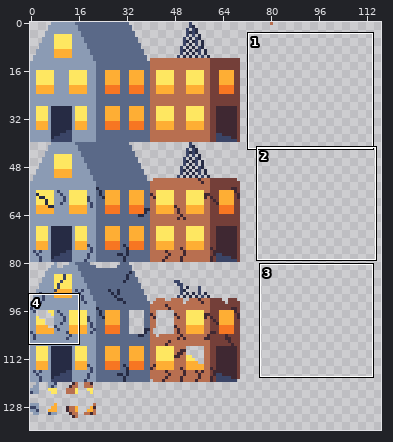
Edited in one commit: pixel-art file (assets/sliced-images/buildings.ase). The picture above shows the old version from afar; the outline marks the close-up.
Close-up. Before:
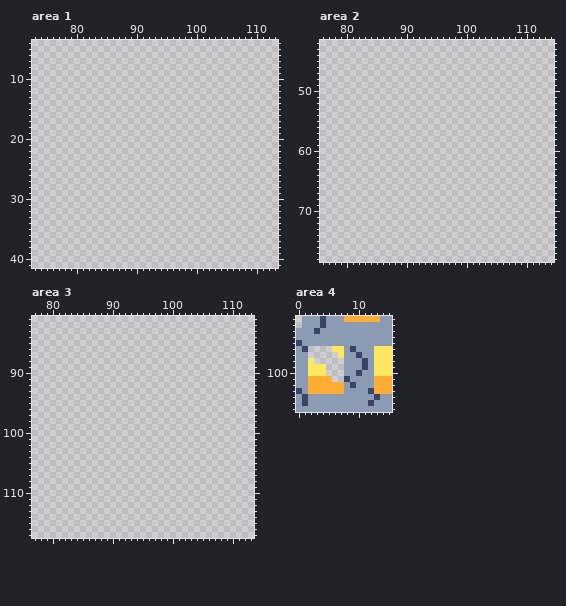
512x512 pixels, 1 frame. Shown: area 1: x 73..113, y 4..41; area 2: x 76..114, y 42..78; area 3: x 77..113, y 81..117; area 4: x 0..15, y 91..106. The wide view leaves out empty margins. The commit also changed other parts of the picture, which this record leaves out.
Once edited:
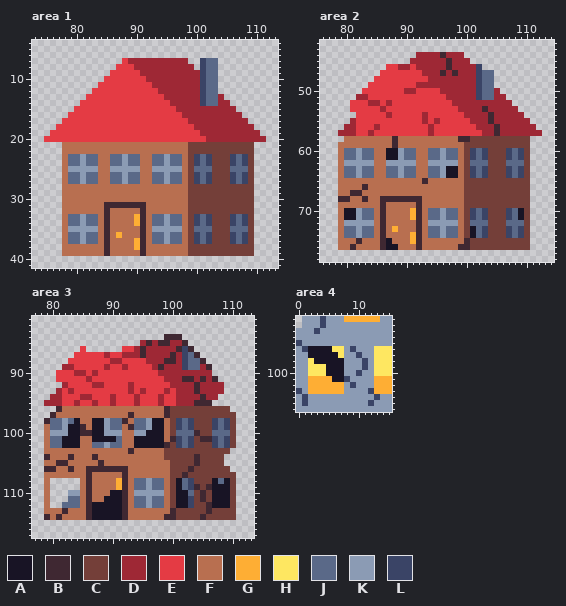
Palette (. is transparent): A #181425  B #3f2832  C #743f39  D #9e2835  E #e43b44  F #b86f50  G #feae34  H #fee761  J #5a6988  K #8b9bb4  L #3a4466
From old to new:
Changed rows in their new state; - is an unchanged pixel.
Area 1:
first column x 75:
 7 -------------EDDDDDDDDDD--LJJ--------
 8 ------------EEEDDDDDDDDDD-LJJ--------
 9 -----------EEEEEDDDDDDDDDDLJJ--------
10 ----------EEEEEEEDDDDDDDDDLJJ--------
11 ---------EEEEEEEEEDDDDDDDDLJJ--------
12 --------EEEEEEEEEEEDDDDDDDLJJ--------
13 -------EEEEEEEEEEEEEDDDDDDLJJD-------
14 ------EEEEEEEEEEEEEEEDDDDDLJJDD------
15 -----EEEEEEEEEEEEEEEEEDDDDDDDDDD-----
16 ----EEEEEEEEEEEEEEEEEEEDDDDDDDDDD----
17 ---EEEEEEEEEEEEEEEEEEEEEDDDDDDDDDD---
18 --EEEEEEEEEEEEEEEEEEEEEEEDDDDDDDDDD--
19 -EEEEEEEEEEEEEEEEEEEEEEEEEDDDDDDDDDD-
20 EEEEEEEEEEEEEEEEEEEEEEEEEEEDDDDDDDDDD
21 ---FFFFFFFFFFFFFFFFFFFFFCCCCCCCCCCC--
22 ---FFFFFFFFFFFFFFFFFFFFFCCCCCCCCCCC--
23 ---FJJKJJFFJJKJJFFJJKJJFCLJLCCCLJLC--
24 ---FJJKJJFFJJKJJFFJJKJJFCLJLCCCLJLC--
25 ---FKKKKKFFKKKKKFFKKKKKFCJJJCCCJJJC--
26 ---FJJKJJFFJJKJJFFJJKJJFCLJLCCCLJLC--
27 ---FJJKJJFFJJKJJFFJJKJJFCLJLCCCLJLC--
28 ---FFFFFFFFFFFFFFFFFFFFFCCCCCCCCCCC--
29 ---FFFFFFFFFFFFFFFFFFFFFCCCCCCCCCCC--
30 ---FFFFFFFFFFFFFFFFFFFFFCCCCCCCCCCC--
31 ---FFFFFFFBBBBBBBFFFFFFFCCCCCCCCCCC--
32 ---FFFFFFFBFFFFFBFFFFFFFCCCCCCCCCCC--
33 ---FJJKJJFBFFFFGBFJJKJJFCLJLCCCLJLC--
34 ---FJJKJJFBFFFFGBFJJKJJFCLJLCCCLJLC--
35 ---FKKKKKFBFFFFFBFKKKKKFCJJJCCCJJJC--
36 ---FJJKJJFBFGFFFBFJJKJJFCLJLCCCLJLC--
37 ---FJJKJJFBFFFFGBFJJKJJFCLJLCCCLJLC--
38 ---FFFFFFFBFFFFGBFFFFFFFCCCCCCCCCCC--
39 ---FFFFFFFBFFFFFBFFFFFFFCCCCCCCCCCC--
Area 2:
first column x 79:
44 -------------DDDDBDDD-------------
45 ------------DDDDDDBDDD------------
46 --------EEDDEDDDDDBDDDDL----------
47 -------EEEEEEEDDDBDBDDDLJJ--------
48 ------EEEEEEEEEDDDDDDDDLJJ--------
49 -----EEEEEEEEDDDDDDDDDDLJJ--------
50 ----EEEEEEEDDEEEEDDDDDDLJJD-------
51 ---DDEEEEEEEEEEEEEDDDDDLJJDD------
52 --EEEDDEDEEEEEEEEEEDDDDDDDDDD-----
53 --EEEEEDEEEEEEEEEEEEDDDDBDDDDD----
54 ---EEEEEDEEEEEDEEEEEEDDDDBDDDDD---
55 --DEEEEEEEEEEEDEDEEEEEDDDBDDDDDD--
56 -DDEEEDEEEEEEEEDEEEEEEEDDDBDDDDDD-
57 DDDEEDEEEEEEEEEDEEEEEEEEDDBDDDDDDD
58 -FFFFFFFFBFFFFFFFFFFBBCCCCCCCCCC--
59 FFFFFFFFFBFFFFFFFFFFFCCCCCCCCCCC--
60 FJJKJJFFAAKJJFFJJKJJFCLJLCCCLJLC--
61 FJJKJJFFAAKJJFFJJKJJFCLJLCCCLJLC--
62 FKKKKKFFKKKKKFFKKKKKFCJJJCCCJJJC--
63 FJJKJJFFJJKJJFFJJKAAFCLJLCCCLJLC--
64 FJJKJJFFJJKJJFFJJKAAFCLJLCCCLJLC--
65 FFFFFFFFFFFFFFBFFFFFFCCCCCCCCCCC--
66 FFFFBFFFFFFFFFFFFFFFFCCCCCCCCCCC--
67 FFBBFFFFFFFFFFFFFFFFFCCCCCCCCCCC--
68 BBFFBFFBBBBBBBFFFFFFFCCCCCCCCCCC--
69 FFFFFFFBFFFFFBFFFFFFFCCCCCCCCCCC--
70 FAAKJJFBFFFFGBFJJKJJFCLJLCCCLJAC--
71 FAAKJJFBFFFFGBFJJKJJFCLJLCCCLJAC--
72 FKKKKKFBFFFFFBFKKKKKFCJJJCCCJJJC--
73 FJJKJJFBFGFFFBFJJKJJFCAJLCCCLJLC--
74 FJJKJJFBFFFFGBFJJKJJFCAJLCCCLJLC--
75 FFFBFFFBAFFFGBFFFFFFFBCCCCCCCCCC--
76 FFBFFFFBAAFFFBFFFFFFBBCCCCCCCCCC--
Area 3:
first column x 79:
 84 --------------------BBB---------
 85 ----------------DBDBBDDB--------
 86 ------E------EEDBDDDDDBLB-------
 87 -----EEEEEDEEDDDBDDDDBDLJB------
 88 ----EEEEEEEDDEEEEDDDBBDLJJB-----
 89 ---DDEEEEEDEEDEEEEDBDDDLJJDB----
 90 --EEEDDEDEEEEEEEEEEDDDDDDDDD----
 91 --EEEEEDEEEEEEEEEEEEDDDBBDBDB---
 92 ---DEEEEDDEEEEDEEEEEEDDDDBDDDD--
 93 --DEDEEEEEEEEEDEDEEEDEDDDBDDDD--
 94 -DDEEEDDEEEDEEEDEEEDEEDDDDBDD---
 95 DDDEEDEEDEEDEEEDEEEDEEDDDBBB----
 96 --BFFFFFFFFFFFFFFFFFBCCCCCCCCCC-
 97 -BFFFFFFFFFFFFBFFFFFBCCCCCCCCCCC
 98 BJJKJAFFAAKJJBFJJKAAFCLJLCCCLJLC
 99 FJJKAABFAAKJJFBJJKAAFCLJLCCCLJLC
100 FKKKAABBAAKKKFFKKAAAFCJJJBCCJJJC
101 FJJAAAFFAAAAJFFAAAAAFBLJLCBBLJLC
102 FJJAAAFFJJKJJFFAAAAABCLJLCCCLJLC
103 FFFFFFFFFFFFFFBFFFFFCCCCCCCCCCC-
104 BFFFBFFFBFFFFFFFFFFFCCCCCBCCCC--
105 FFBBFFFFFBFFFFFFFFFFFCCCCBCCCC--
106 BBFFBFFBBBBBBBFFFFFFFCCCBCCCCCC-
107 FFFFFFFBFFFFFBFFFFFFFCCBCCCCCCCC
108 F-----FBFFFFGBFJJKJJFCAJLCCCAJAC
109 F-----FBFFFFGBFJJKJJFCAJLBCBAAAC
110 F---KKFBFFFAABFKKKKKFCAAJCBCAAAC
111 F---JJFBFFAAABFJJKJJFCAALCBCAAAC
112 F--JJJFBAAAAABFJJKJJFCAALCCBAAAC
113 FFFBFFFBAAAAABFFFFFFFBCCCCCBCCCC
114 BFBFFFFBAAAAABFFFFFFBBCCCCBCCCCC
Area 4:
first column x 2:
 96 AAAA--
 97 AAAAA-
 98 -AAAAA
 99 ---AAA
100 ---AAA
101 ----AA
